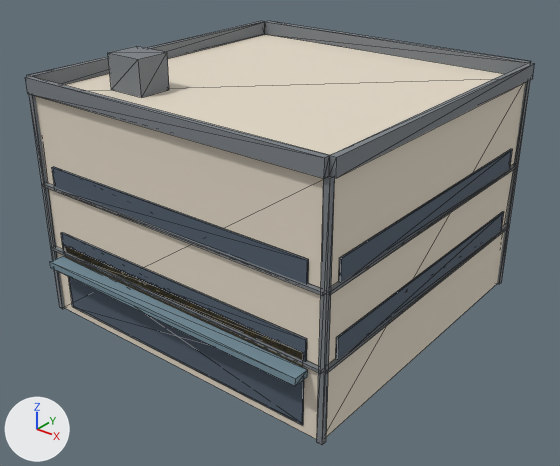
The glTF model public/buildings/lot_2x2.glb: old version first, new version second.
Both versions are drawn from a 50 mm camera at (26.7, -17.6, 18.5) aimed at (7.7, 6.2, 3.7). The lights are fixed; the arrows at lower left show +X, +Y and +Z. The older version comes first. Mesh edges are drawn as thin lines. Vertices at exactly the same position are counted once.

Before the edit, the objects in view are built like this:
```python
mat_lot_2x2_glass = principled_material('lot_2x2_glass')
mat_lot_2x2_glass.base_color = (0.08, 0.11, 0.15)  # greyish blue #505d6c
mat_lot_2x2_glass.roughness = 0.85
me_lot_2x2 = bpy.data.meshes.new('lot_2x2')
me_lot_2x2.from_pydata(...)  # 220 vertices, 348 faces; spans x -0.2..14.8, y -0.8..14.8, z 0.0..11.5
# faces by material slot: [12, 204, 108, 12, 12]
me_lot_2x2.materials.append(mat_lot_2x2)  # pale yellow #e5dac8
me_lot_2x2.materials.append(mat_lot_2x2_trim)  # grey #7c8186
me_lot_2x2.materials.append(mat_lot_2x2_glass)  # greyish blue #505d6c
me_lot_2x2.materials.append(mat_lot_2x2_sign)  # yellow #f6d481
me_lot_2x2.materials.append(mat_lot_2x2_awning)  # greyish blue #76909e
ob_lot_2x2 = bpy.data.objects.new('lot_2x2', me_lot_2x2)
ob_lot_2x2.location = (0.0, 0.0, 0.0)
```
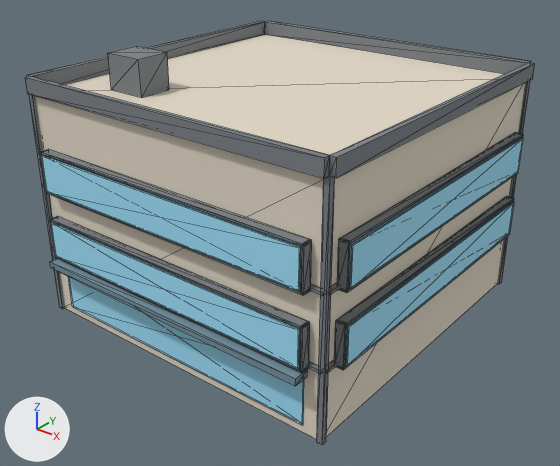
Pixel boxes (x1, y1, x2, y2) of what changed, in the pictures (560 x 466 px):
'lot_2x2', recoloured, reshaped: (25, 21, 535, 445) in both
part 1 of me_lot_2x2, added: after (51, 217, 308, 329)
part 2 of me_lot_2x2, added: after (56, 257, 302, 372)
part 3 of me_lot_2x2, added: after (300, 322, 310, 373)
part 4 of me_lot_2x2, added: after (337, 196, 514, 325)
part 5 of me_lot_2x2, added: after (345, 237, 506, 368)
part 6 of me_lot_2x2, added: after (334, 320, 347, 370)
part 7 of me_lot_2x2, added: after (41, 149, 310, 246)
part 8 of me_lot_2x2, added: after (47, 192, 303, 295)
part 9 of me_lot_2x2, added: after (301, 240, 312, 295)
part 10 of me_lot_2x2, added: after (341, 133, 523, 244)
part 11 of me_lot_2x2, added: after (347, 173, 518, 292)
part 12 of me_lot_2x2, rebuilt (mostly hidden afterwards): before (336, 212, 504, 360); after (345, 207, 505, 355)
part 13 of me_lot_2x2, rebuilt (mostly hidden afterwards): before (339, 149, 513, 283); after (349, 142, 514, 278)
part 14 of me_lot_2x2, rebuilt (mostly hidden afterwards): before (52, 167, 309, 284); after (51, 157, 302, 283)
part 15 of me_lot_2x2, rebuilt (mostly hidden afterwards): before (61, 232, 307, 362); after (60, 225, 301, 361)
part 16 of me_lot_2x2, added: after (41, 132, 524, 369)

Patch to the scene script:
```diff
--- a/public/buildings/lot_2x2.glb.py
+++ b/public/buildings/lot_2x2.glb.py
@@ mat_lot_2x2_glass @@
 mat_lot_2x2_glass = principled_material('lot_2x2_glass')
-mat_lot_2x2_glass.base_color = (0.08, 0.11, 0.15)  # greyish blue #505d6c
+mat_lot_2x2_glass.base_color = (0.35, 0.75, 0.95)  # cyan #a0e1f9
 mat_lot_2x2_glass.roughness = 0.85
@@ me_lot_2x2 @@
 # used by ob_lot_2x2; location = (0.0, 0.0, 0.0)
-me_lot_2x2.from_pydata(...)  # 220 vertices, 348 faces; spans x -0.2..14.8, y -0.8..14.8, z 0.0..11.5
+me_lot_2x2.from_pydata(...)  # 540 vertices, 828 faces; spans x -0.5..15.0, y -0.8..15.0, z 0.0..11.5
+# me_lot_2x2 part 1: a new loose piece, a box spanning x 0.59..13.91, y -0.42..-0.04, z 4.65..4.73, in mat_lot_2x2_trim (grey #7c8186)
+# me_lot_2x2 part 2: a new loose piece, a box spanning x 0.59..13.91, y -0.42..-0.04, z 2.92..3.0, in mat_lot_2x2_trim (grey #7c8186)
+# me_lot_2x2 part 3: a new loose piece, a box spanning x 13.85..13.93, y -0.42..-0.04, z 2.92..4.73, in mat_lot_2x2_trim (grey #7c8186)
+# me_lot_2x2 part 4: a new loose piece, a box spanning x 14.54..14.92, y 0.59..13.91, z 4.65..4.73, in mat_lot_2x2_trim (grey #7c8186)
+# me_lot_2x2 part 5: a new loose piece, a box spanning x 14.54..14.92, y 0.59..13.91, z 2.92..3.0, in mat_lot_2x2_trim (grey #7c8186)
+# me_lot_2x2 part 6: a new loose piece, a box spanning x 14.54..14.92, y 0.57..0.65, z 2.92..4.73, in mat_lot_2x2_trim (grey #7c8186)
+# me_lot_2x2 part 7: a new loose piece, a box spanning x 0.59..13.91, y -0.42..-0.04, z 7.65..7.73, in mat_lot_2x2_trim (grey #7c8186)
+# me_lot_2x2 part 8: a new loose piece, a box spanning x 0.59..13.91, y -0.42..-0.04, z 5.92..6.0, in mat_lot_2x2_trim (grey #7c8186)
+# me_lot_2x2 part 9: a new loose piece, a box spanning x 13.85..13.93, y -0.42..-0.04, z 5.92..7.73, in mat_lot_2x2_trim (grey #7c8186)
+# me_lot_2x2 part 10: a new loose piece, a box spanning x 14.54..14.92, y 0.59..13.91, z 7.65..7.73, in mat_lot_2x2_trim (grey #7c8186)
+# me_lot_2x2 part 11: a new loose piece, a box spanning x 14.54..14.92, y 0.59..13.91, z 5.92..6.0, in mat_lot_2x2_trim (grey #7c8186)
+# me_lot_2x2 part 12: the loose piece of 8 vertices spanning x 14.5..14.6, y 0.7..13.8, z 3.0..4.0 is rebuilt with 8 vertices and now spans x 14.6, y 0.8..13.7, z 3.1..4.5
+# me_lot_2x2 part 13: the loose piece of 8 vertices spanning x 14.5..14.6, y 0.7..13.8, z 6.0..7.0 is rebuilt with 8 vertices and now spans x 14.6, y 0.8..13.7, z 6.1..7.5
+# me_lot_2x2 part 14: the loose piece of 8 vertices spanning x 0.7..13.8, y -0.1..0.0, z 6.0..7.0 is rebuilt with 8 vertices and now spans x 0.8..13.7, y -0.1, z 6.1..7.5
+# me_lot_2x2 part 15: the loose piece of 8 vertices spanning x 0.7..13.8, y -0.1..0.0, z 3.0..4.0 is rebuilt with 8 vertices and now spans x 0.8..13.7, y -0.1, z 3.1..4.5
+# me_lot_2x2 part 16: 80 vertices added at x -0.5..15.0, y -0.5..15.0, z 3.0..7.7
+# other edits to the shape of me_lot_2x2 do not show in these pictures
 me_lot_2x2.materials.append(mat_lot_2x2)
```
